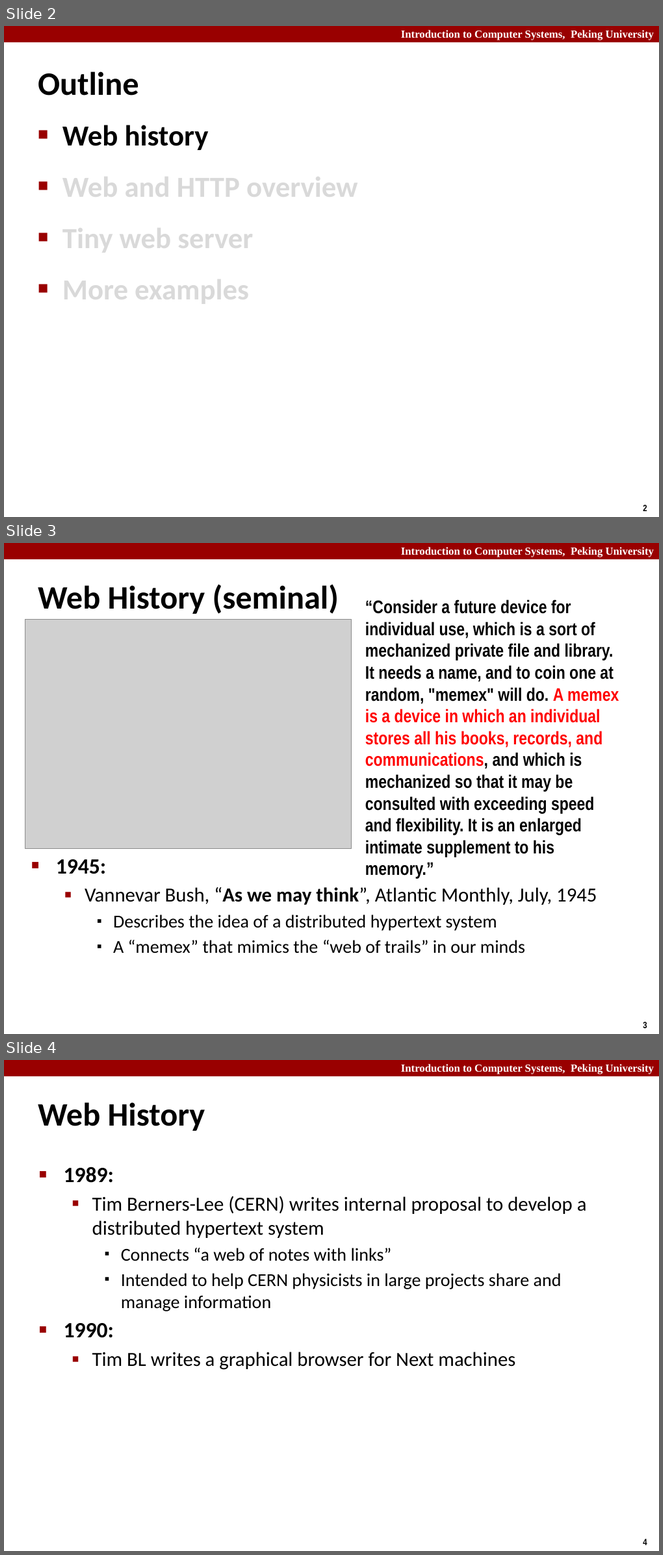
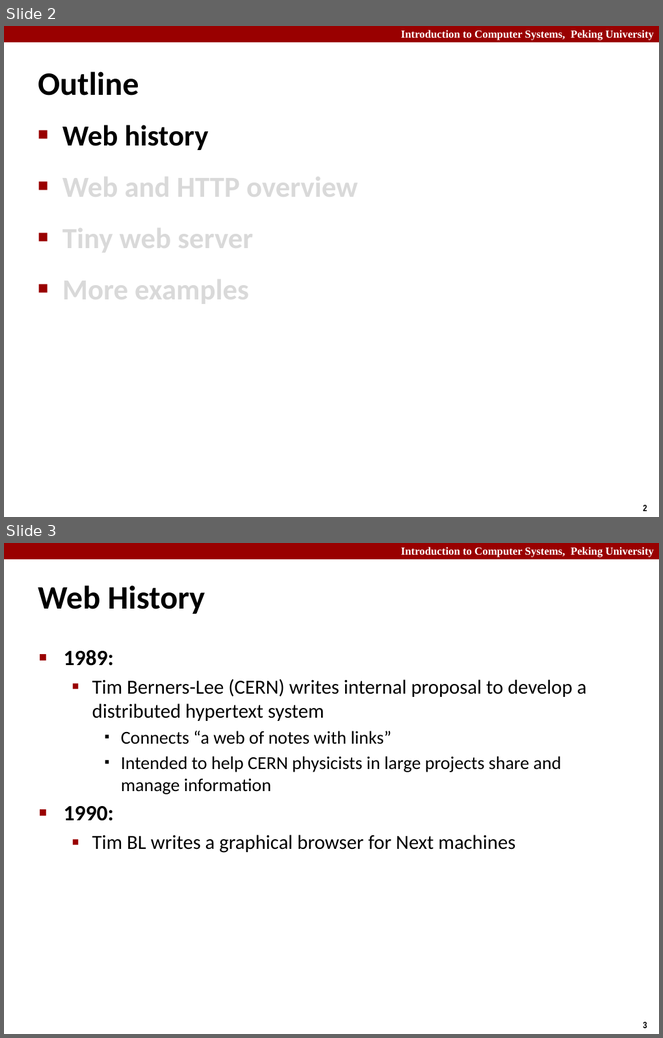
Before and after one commit to caodg/ics, a slide deck: slides/B10-NET3-webservices.pptx. Shown one above the other, each under a label of ours: slides 2, 3 and 4 before the commit, slides 2 and 3 after it. The pictures are 663x1555 and 663x1038 pixels, drawn with LibreOffice and Linux fonts; fonts in the diff are those of the drawing; grey boxes stand for pictures. Boxes give left, top, right and bottom in pixels: in the first picture for what was removed or moved away, otherwise in the second. Text is boxed around its words. In the diff, an @@ line names an element or a change of style, - is before the commit and + after.

```diff
--- a/slides/B10-NET3-webservices.pptx
+++ b/slides/B10-NET3-webservices.pptx
@@ slide 3 removed at <box>4,543,659,1034</box>, background #FFFFFF; not listed: 3 template elements that a slide beside it also shows @@
@@ title removed at <box>38,584,339,614</box> @@
-Web History (seminal)
@@ text removed at <box>365,600,619,835</box> @@
-“Consider a future device for individual use, which is a sort of mechanized private file and library. It needs a name, and to coin one at random, "memex" will do. A memex is a device in which an individual stores all his books, records, and communications, and which is mechanized so that it may be consulted with exceeding speed and flexibility. It is an enlarged intimate supplement to his memory.”
@@ picture removed at <box>25,620,351,849</box> @@
@@ text removed at <box>56,860,597,954</box> @@
-■ 1945:
-  ▪ Vannevar Bush, “As we may think”, Atlantic Monthly, July, 1945
-    ▪ Describes the idea of a distributed hypertext system
-    ▪ A “memex” that mimics the “web of trails” in our minds
@@ what was slide 4 is now slide 3 @@
@@ page number at <box>643,1022,647,1029</box>: text changed @@
-4
+3
```
Also in this commit, not shown: 3 slides changed, 1 other slide removed, 3 other files.
